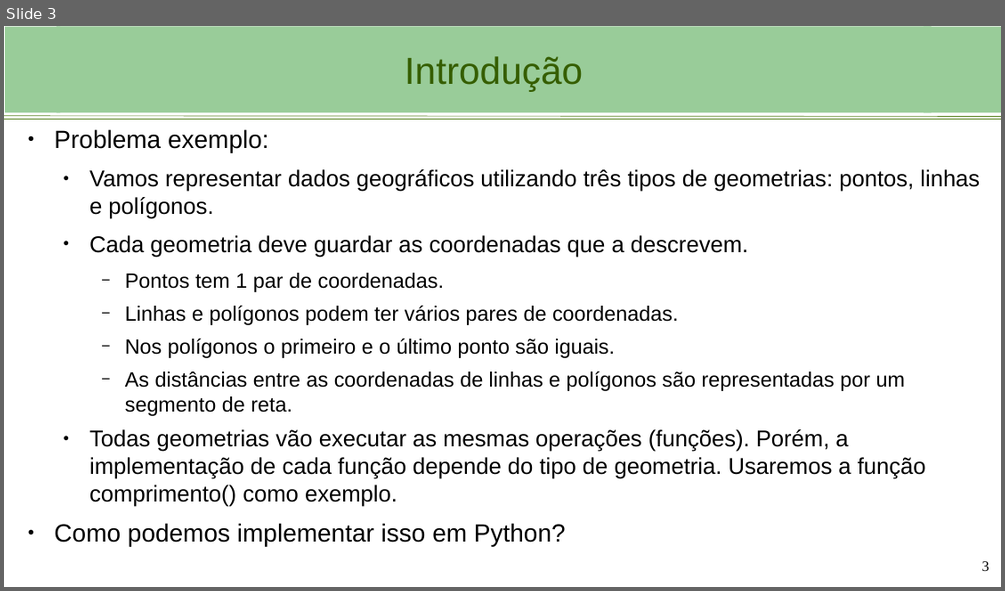
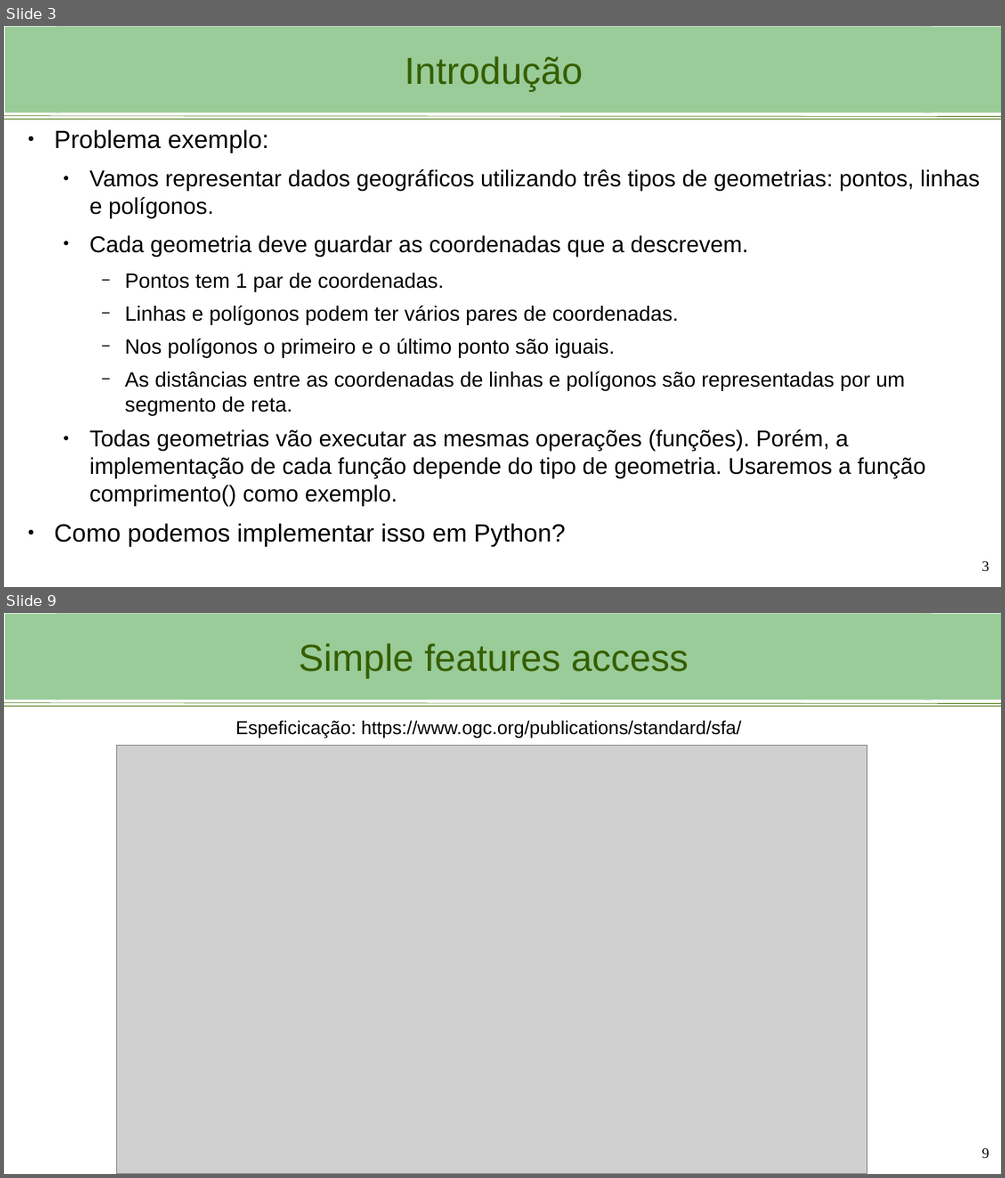
Before and after one commit to viniciusbrito1/progcart, a slide deck: aulas/Aula_3_Python_OOP.odp. Shown one above the other, each under a label of ours: slide 3 before the commit, slides 3 and 9 after it; the slides between them are not shown. The pictures are 1005x591 and 1005x1178 pixels, drawn with LibreOffice and Linux fonts; fonts in the diff are those of the drawing; grey boxes stand for pictures; background and template pictures are left out. Boxes give left, top, right and bottom in pixels: in the first picture for what was removed or moved away, otherwise in the second. Text is boxed around its words. In the diff, an @@ line names an element or a change of style, - is before the commit and + after.

```diff
--- a/aulas/Aula_3_Python_OOP.odp
+++ b/aulas/Aula_3_Python_OOP.odp
@@ slide 9 added at [4,613,1001,1174], background #FFFFFF; not listed: 4 template elements that a slide beside it also shows @@
@@ title added at [57,614,931,699], fill #99CC99, 36.3 pt, text #355E00 @@
+Simple features access
@@ picture added at [116,746,867,1174] @@
@@ text added at [235,720,741,738], 18 pt, text #000000 @@
+Espeficicação: https://www.ogc.org/publications/standard/sfa/
@@ page number added at [982,1148,989,1158], 14 pt, text #000000 @@
+9
```
Also in this commit, not shown: 1 slide changed, 5 other slides added, 2 slides removed, 2 other files.
